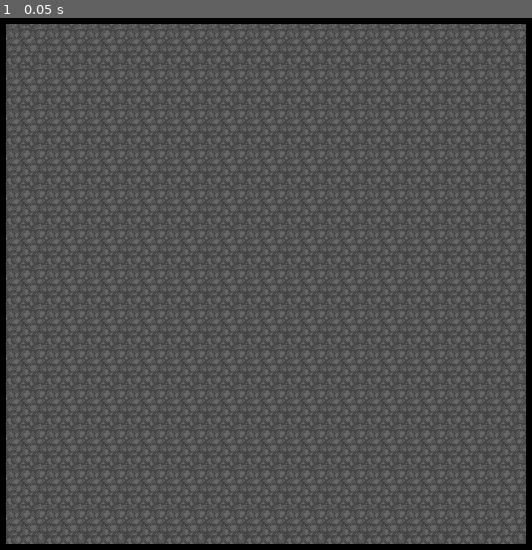
Above: before the commit, frame 1.
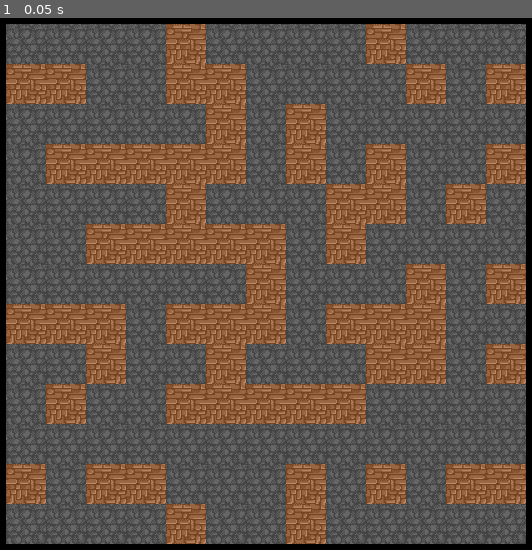
Above: after the commit, the same moment.

Repository: ParadoxV5/Magic-Tower-Godot-proto
Game: Godot game, scene res://scenes/map.tscn
Same seed, same stepped clock (60 frames per second), same inputs: the game is played once before the commit and once after it.
Inputs:
- Up to frame 1 (0.05 s): no input

The runs differ from the first frame. In frame 1, 34% of the frame differs, in the area x 1-99%, y 1-99%.

Commit message:
普通墙

Diff:
--- a/scenes/map.tscn
+++ b/scenes/map.tscn
@@ -1,9 +1,15 @@
-[gd_scene load_steps=3 format=3 uid="uid://fo01fsa7loof"]
+[gd_scene load_steps=5 format=3 uid="uid://fo01fsa7loof"]
 
+[ext_resource type="PackedScene" uid="uid://dc606jgcaiyu5" path="res://scenes/sprite_tile/wall.tscn" id="2_7p6l2"]
 [ext_resource type="Texture2D" uid="uid://jtvow5bpkexq" path="res://graphics/map/tile.png" id="2_mno8p"]
+
+[sub_resource type="TileSetScenesCollectionSource" id="TileSetScenesCollectionSource_fk0n8"]
+resource_name = "Walls"
+scenes/0/scene = ExtResource("2_7p6l2")
 
 [sub_resource type="TileSet" id="TileSet_toxos"]
 tile_size = Vector2i(32, 32)
+sources/0 = SubResource("TileSetScenesCollectionSource_fk0n8")
 
 [node name="Map" type="CanvasGroup"]
 texture_filter = 1
@@ -20,3 +26,4 @@
 [node name="TileMap" type="TileMap" parent="."]
 tile_set = SubResource("TileSet_toxos")
 format = 2
+layer_0/tile_data = PackedInt32Array(131079, 0, 0, 131078, 0, 0, 65546, 0, 0, 131082, 0, 0, 131083, 0, 0, 196619, 0, 0, 262155, 0, 0, 262154, 0, 0, 262153, 0, 0, 262152, 0, 0, 262151, 0, 0, 327690, 0, 0, 393226, 0, 0, 393225, 0, 0, 393224, 0, 0, 393227, 0, 0, 393228, 0, 0, 262157, 0, 0, 196621, 0, 0, 327694, 0, 0, 393230, 0, 0, 262159, 0, 0, 327695, 0, 0, 65551, 0, 0, 131088, 0, 0, 131090, 0, 0, 262162, 0, 0, 327697, 0, 0, 458770, 0, 0, 458768, 0, 0, 524304, 0, 0, 524303, 0, 0, 524302, 0, 0, 589840, 0, 0, 589839, 0, 0, 589842, 0, 0, 655374, 0, 0, 655373, 0, 0, 655372, 0, 0, 655371, 0, 0, 655370, 0, 0, 589835, 0, 0, 524299, 0, 0, 524300, 0, 0, 458764, 0, 0, 524298, 0, 0, 524296, 0, 0, 524295, 0, 0, 524294, 0, 0, 589832, 0, 0, 655367, 0, 0, 786438, 0, 0, 786440, 0, 0, 786441, 0, 0, 851978, 0, 0, 851981, 0, 0, 786445, 0, 0, 786447, 0, 0, 786449, 0, 0, 786450, 0, 0)
--- /dev/null
+++ b/scenes/sprite_tile.tscn
@@ -0,0 +1,3 @@
+[gd_scene format=3 uid="uid://bxqdrw71my0uq"]
+
+[node name="Sprite2D" type="Sprite2D"]
--- /dev/null
+++ b/scenes/sprite_tile/wall.tscn
@@ -0,0 +1,7 @@
+[gd_scene load_steps=3 format=3 uid="uid://dc606jgcaiyu5"]
+
+[ext_resource type="PackedScene" uid="uid://bxqdrw71my0uq" path="res://scenes/sprite_tile.tscn" id="1_i682c"]
+[ext_resource type="Texture2D" uid="uid://c2p0heefvrfwo" path="res://graphics/map/wall.png" id="2_xno0g"]
+
+[node name="Sprite2D" instance=ExtResource("1_i682c")]
+texture = ExtResource("2_xno0g")
